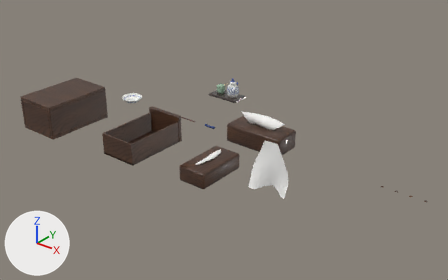
One commit to the glTF model public/models/barsetting.glb: the scene before it, then after it.
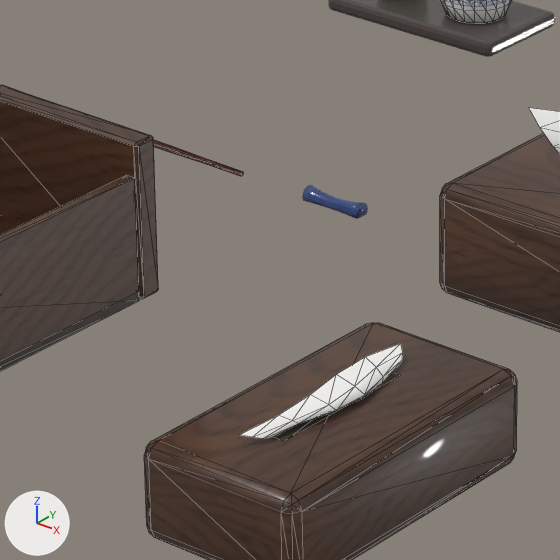
Old and new are each drawn whole from a camera (50 mm lens) standing at (1.919, -1.747, 1.048) and looking at (0.641, -0.149, 0.058) and again close up on the part from 35% to 55% of the width and 34% to 66% of the height. The lights are fixed; the arrows at lower left show +X, +Y and +Z. The last two pictures show the newer version. The close-ups show mesh edges as thin lines. Where no turn or scale is listed for an object, it has been applied to the vertices.

The first close-up shows 'BarCondShoyu', 'BarCondTray', 'BarDrawerBody', 'BarHashiokiBody', 'BarTissueCase', 'BarTissueLowCase', 'BarTissueLowSheet', 'BarTissueSheet' and 2 more.
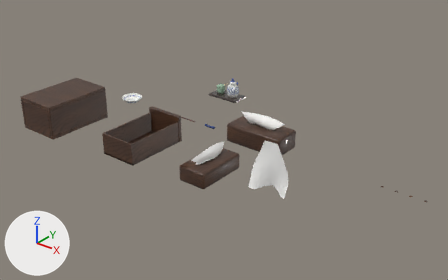
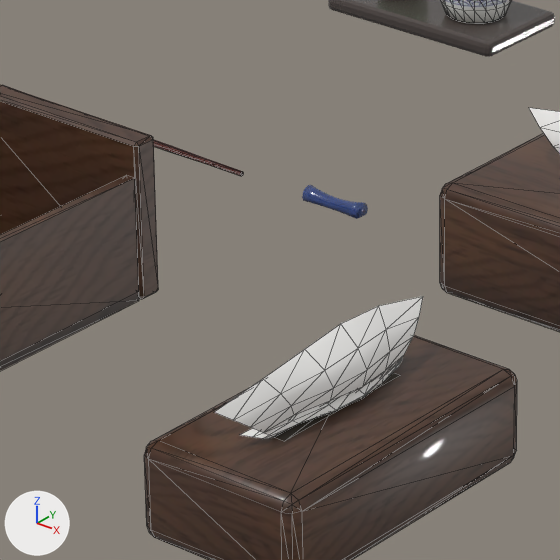
Diff of the bpy script that builds the scene:
```diff
--- a/public/models/barsetting.glb.py
+++ b/public/models/barsetting.glb.py
@@ me_bartissuelowpop @@
+me_bartissuelowpop.from_pydata(...)  # 30 vertices, 40 faces; spans x -0.012..0.012, y -0.09..0.09, z 0.06..0.1
+me_bartissuelowpop.materials.append(mat_bartissuepaper)  # white #fcfaf8
@@ ob_bartissuelowpop @@
+ob_bartissuelowpop = bpy.data.objects.new('BarTissueLowPop', me_bartissuelowpop)
+ob_bartissuelowpop.location = (0.7, -0.3, 0.0)
```

Boxes [x1, y1, x2, y2] around the edits, measured in the close-ups (560 x 560 px):
'BarTissueLowPop', added: after [214, 296, 423, 434]
'BarTissueLowSheet', unchanged, covered by the edit: before [240, 343, 403, 439]; after [240, 357, 403, 439]
